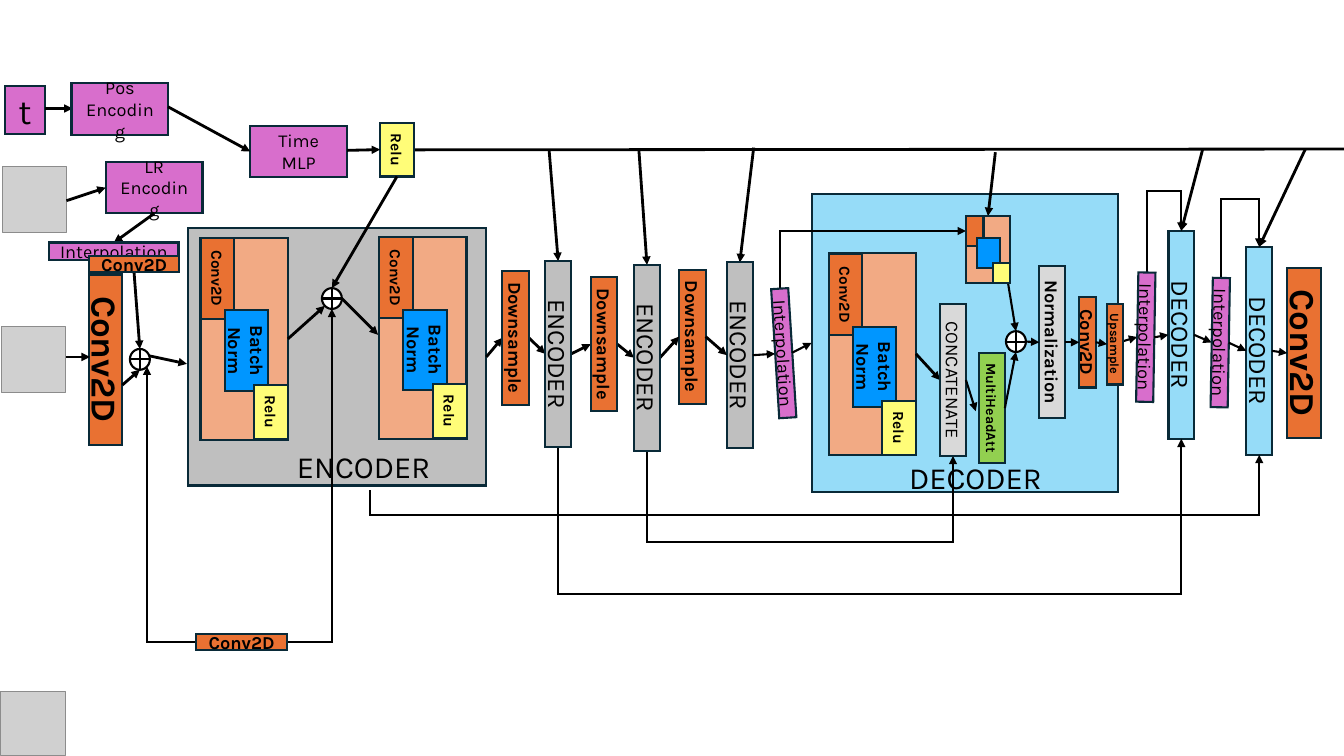
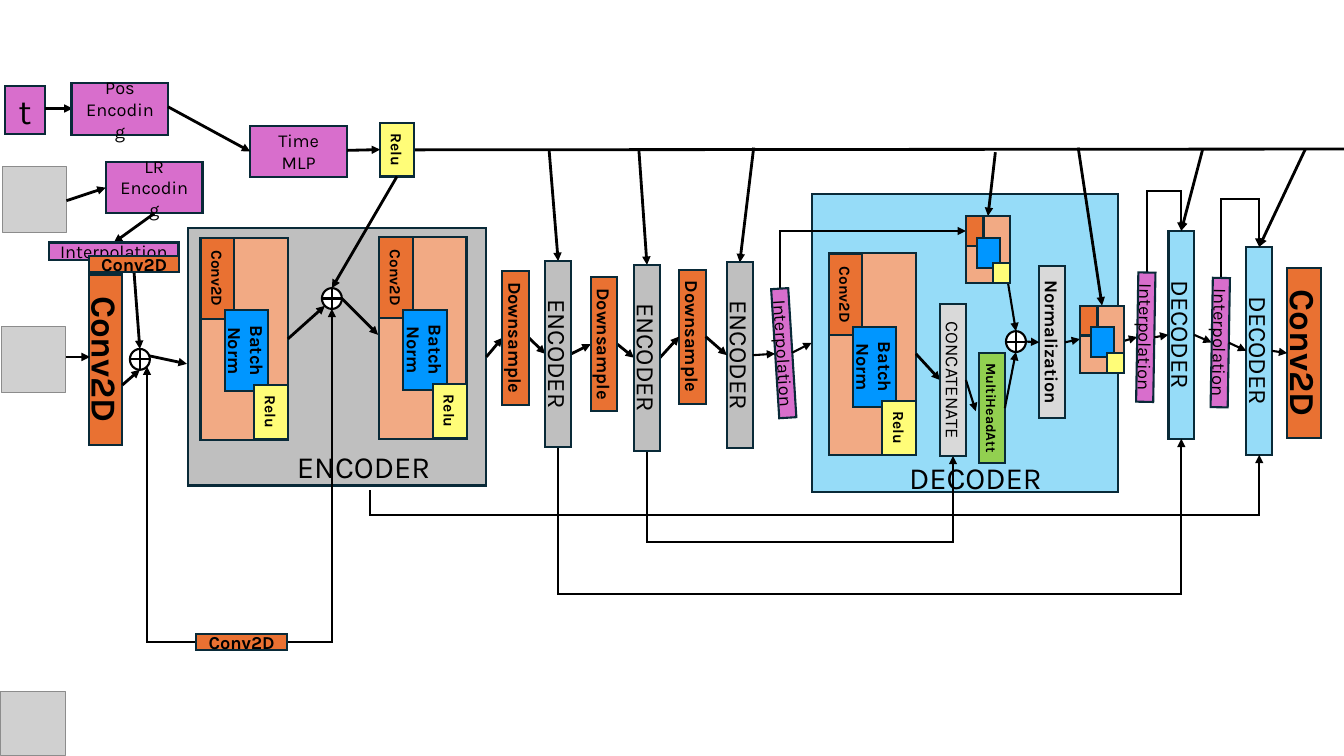
Before and after one commit to AdrianoEttari/pansharpening, a slide deck: slide 11 of models_representation.pptx. Drawn at 1344x756 pixels with LibreOffice and Linux fonts; fonts in the diff are those of the drawing; grey boxes stand for pictures. Boxes give left, top, right and bottom in pixels: in the first picture for what was removed or moved away, otherwise in the second. Text is boxed around its words. In the diff, an @@ line names an element or a change of style, - is before the commit and + after.

```diff
--- a/models_representation.pptx
+++ b/models_representation.pptx
@@ arrow added from (1079, 147) to (1102, 306), #000000 2 pt @@
@@ rectangle removed at (x1=1080, y1=296, x2=1096, y2=387) @@
-Conv2D
@@ rectangle added at (x1=1080, y1=306, x2=1124, y2=373), fill #F2AA84, outline #092A39 1.5 pt @@
@@ rectangle added at (x1=1080, y1=305, x2=1097, y2=335), fill #E97132, outline #092A39 1.5 pt @@
@@ rectangle added at (x1=1092, y1=327, x2=1114, y2=357), fill #0096FF, outline #092A39 1.5 pt @@
@@ rectangle removed at (x1=1107, y1=304, x2=1123, y2=385) @@
-Upsample
@@ arrow moved from (1066, 343) - (1080, 343) to (1066, 343) - (1080, 339) @@
@@ arrow removed from (1096, 343) to (1107, 344) @@
@@ rectangle added at (x1=1108, y1=352, x2=1125, y2=373), fill #FFFD78, outline #092A39 1.5 pt @@
```
Also in this commit, not shown: 3 other files.
